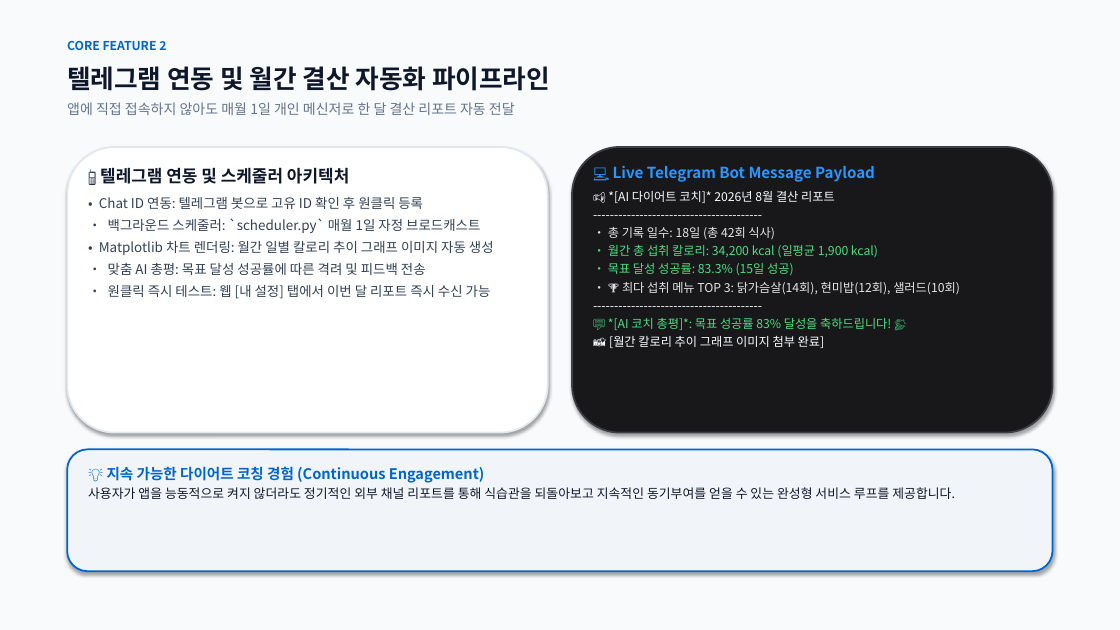
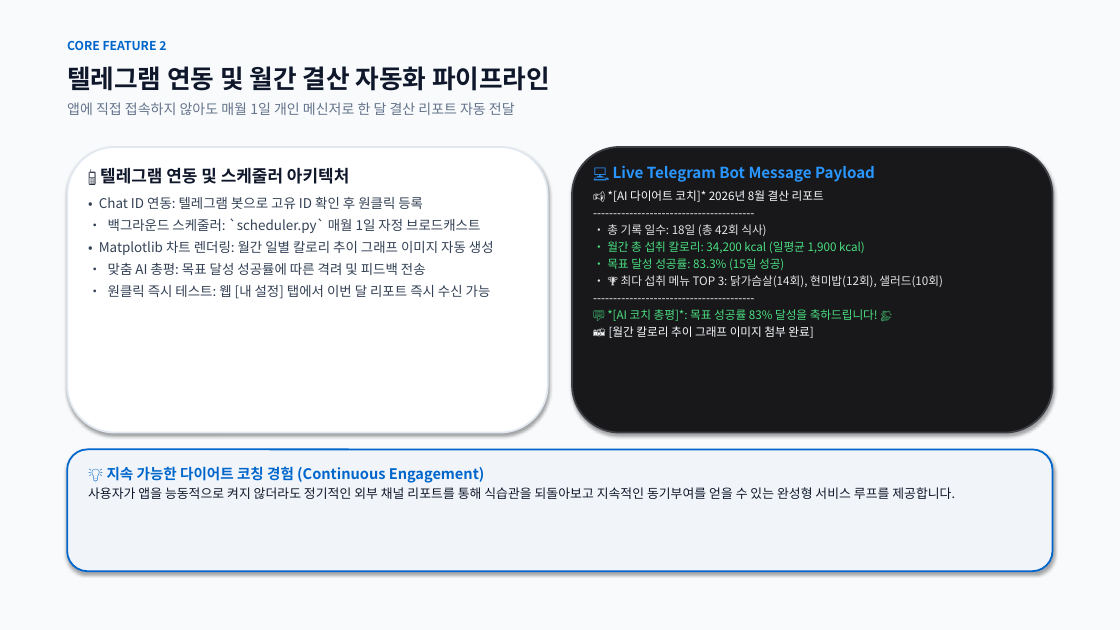
Before and after one commit to rye6837-web/impossible_to_get_lost_my_weight, a slide deck: slide 11 of AI_Diet_Coach_Presentation.pptx (slide 10 before the commit). Drawn at 1120x630 pixels with LibreOffice and Linux fonts; fonts in the diff are those of the drawing. Boxes give left, top, right and bottom in pixels: in the first picture for what was removed or moved away, otherwise in the second. Text is boxed around its words. In the diff, an @@ line names an element or a change of style, - is before the commit and + after.

```diff
--- a/AI_Diet_Coach_Presentation.pptx
+++ b/AI_Diet_Coach_Presentation.pptx
@@ text at bbox=[607, 190, 943, 338]: size 10.5 to 10 pt in "📢 *[AI 다이어트 코치]* 2026년 8월 결산 ...", "----------------------------------------", "• 총 기록 일수: 18일 (총 42회 ...", "• 월간 총 섭취 칼로리: 34,200 kcal ..." and 5 more places @@
```
Also in this commit, not shown: 8 other slides changed, 1 slide added, 1 other file.
